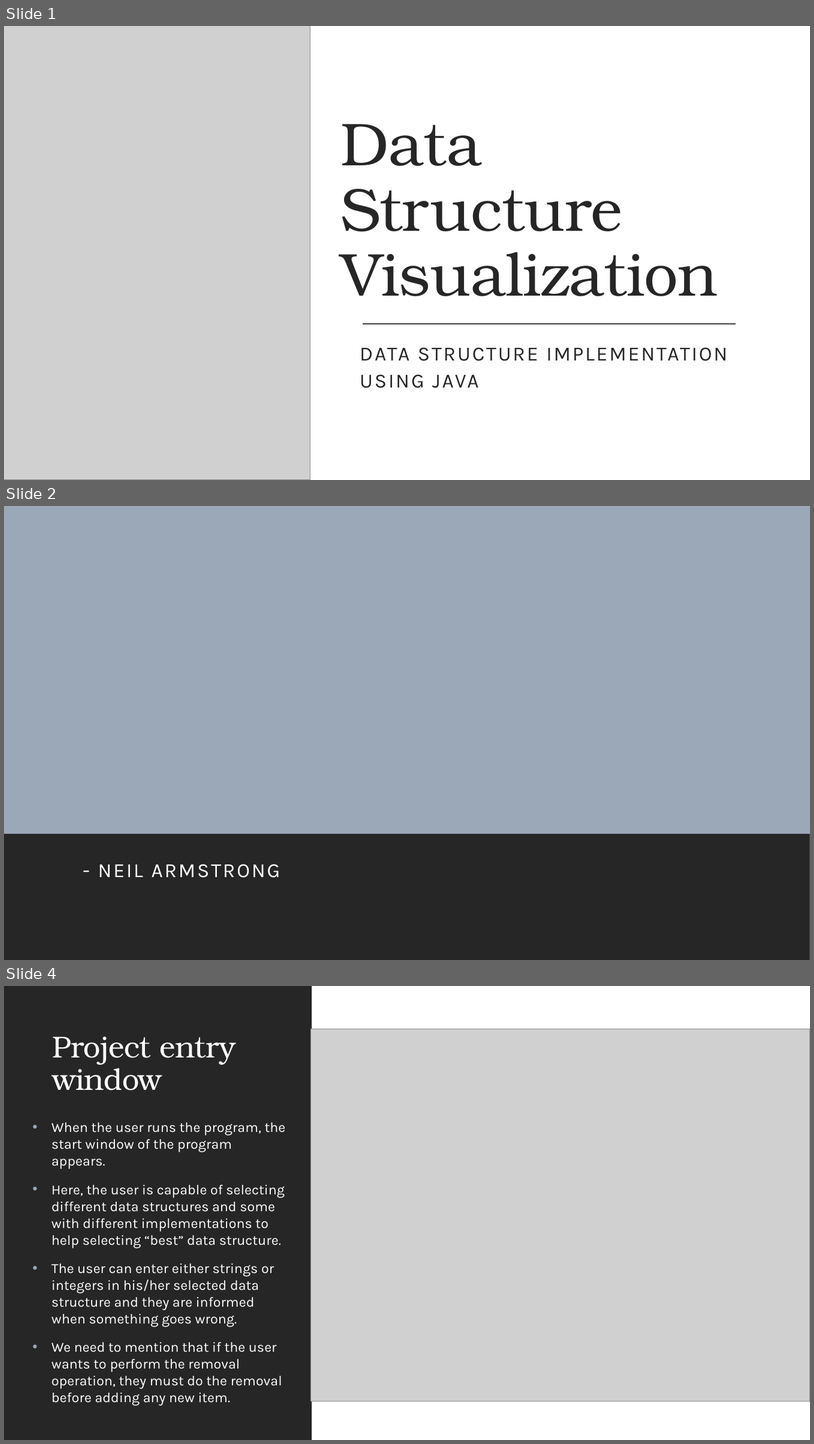
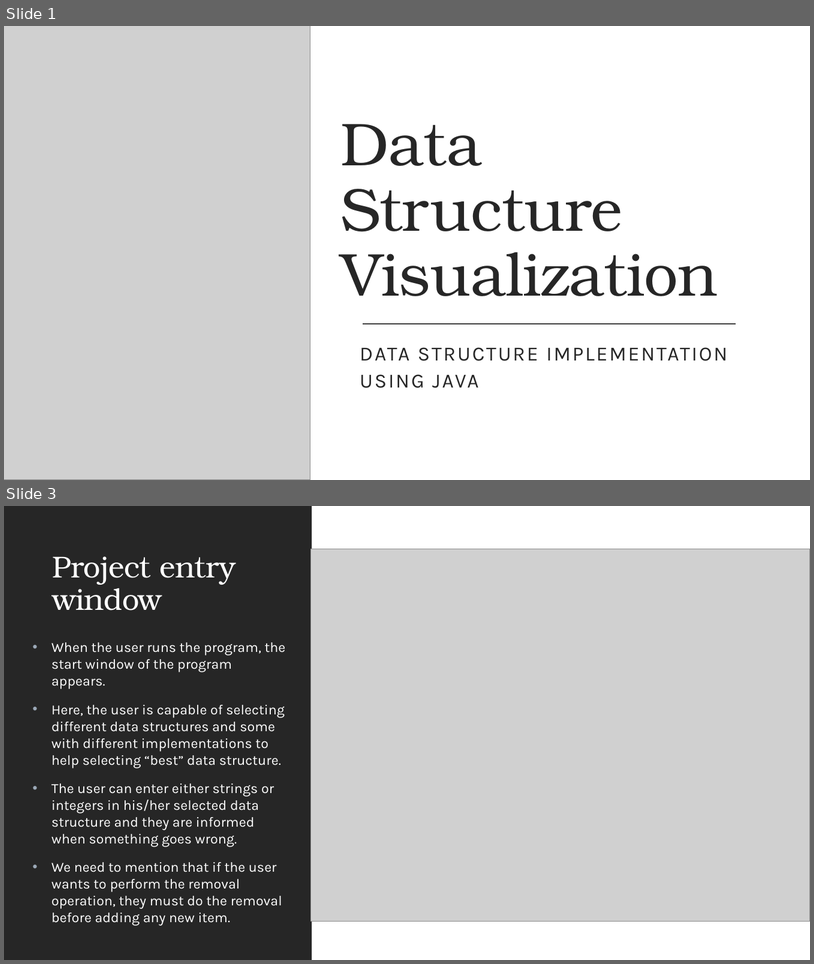
Before and after one commit to Eman-123-eng/Data-Struc.-Visualization, a slide deck: Data Structure Visualization.pptx. Shown one above the other, each under a label of ours: slides 1, 2 and 4 before the commit, slides 1 and 3 after it; the slides between them are not shown. The pictures are 814x1444 and 814x964 pixels, drawn with LibreOffice and Linux fonts; fonts in the diff are those of the drawing; grey boxes stand for pictures. Boxes give left, top, right and bottom in pixels: in the first picture for what was removed or moved away, otherwise in the second. Text is boxed around its words. In the diff, an @@ line names an element or a change of style, - is before the commit and + after.

```diff
--- a/Data Structure Visualization.pptx
+++ b/Data Structure Visualization.pptx
@@ slide 2 removed at (4,506,810,960), background #FFFFFF; not listed: 1 template element that a slide beside it also shows @@
@@ rectangle removed at (4,506,810,960) @@
@@ rectangle removed at (4,834,810,960) @@
@@ subtitle removed at (98,864,281,877) @@
-- NEIL ARMSTRONG
@@ what was slide 4 is now slide 3 @@
```
Also in this commit, not shown: 2 slides changed, 6 slides added, 4 other slides removed, 2 other files.
